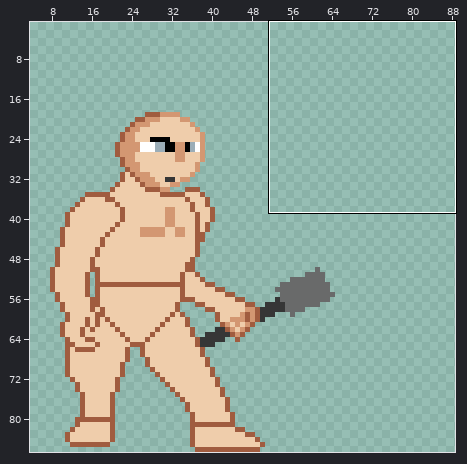
One commit to this pixel-art file: Mohanjo daro/Assets/Art/Effects/characters.aseprite. The picture above shows the old version from afar; the outline marks the close-up.
Close-up. Before:
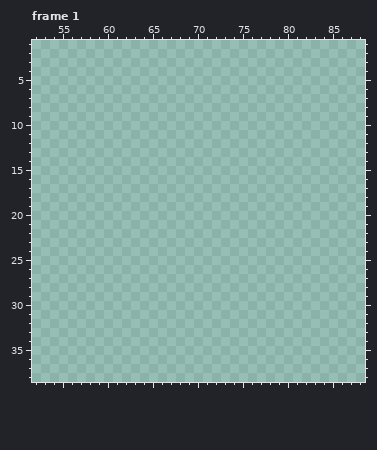
100x87 pixels, 32 frames. Shown: frame 1: x 52..88, y 1..38. The wide view leaves out empty margins.
The result:
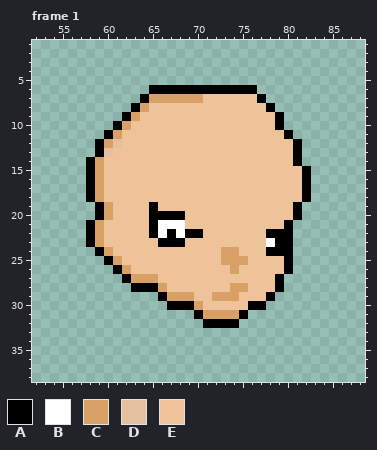
Palette (. is transparent): A #000000  B #ffffff  C #d9a066  D #e4c09f  E #eec39a
Changes in this commit:
Frame 1, layer "Flash":
There is now colour A in row 6 at x 65 to 76; in row 7 at x 64 and 77; in row 8 at x 63 and 78; in row 9 at x 62 and 79; in row 10 at x 61 and 79; in row 11 at x 60 and 80.
There is now colour A in rows 12 to 13 at x 59 and 81; in row 14 at x 58 and 81; in rows 15 to 18 at x 58 and 82; in row 19 at x 59, 65 and 81; in row 20 at x 59, 65 to 68 and 81; in row 21 at x 58, 65 and 80.
There is now colour A in row 22 at x 58, 65, 67, 69 to 70 and 78 to 80; in row 23 at x 58, 66 to 68 and 79 to 80; in row 24 at x 59 and 78 to 80; in row 25 at x 60 and 80; in row 26 at x 61 and 80; in row 27 at x 62 and 79.
There is now colour A in row 28 at x 63 to 65 and 79; in row 29 at x 66 and 78; in row 30 at x 67 to 69 and 76 to 77; in row 31 at x 70 and 75; in row 32 at x 71 to 74.
There is now colour B in row 21 at x 66 to 68; in row 22 at x 66 and 68; in row 23 at x 78.
There is now colour C in row 7 at x 65 to 70; in row 8 at x 64; in row 9 at x 63; in row 10 at x 62; in row 11 at x 61; in row 12 at x 60.
There is now colour C in rows 14 to 18 at x 59; in rows 19 to 20 at x 60; in rows 21 to 23 at x 59; in row 24 at x 60 and 73 to 74; in row 25 at x 61 and 73 to 75; in row 26 at x 62 and 74.
There is now colour C in row 27 at x 63 to 65; in row 28 at x 66 and 74 to 75; in row 29 at x 67 to 69 and 72 to 74; in row 30 at x 70; in row 31 at x 71 to 74.
There is now colour D in row 12 at x 61; in row 13 at x 60.
There is now colour E in row 7 at x 71 to 76; in row 8 at x 65 to 77; in row 9 at x 64 to 78; in row 10 at x 63 to 78; in row 11 at x 62 to 79; in row 12 at x 62 to 80.
There is now colour E in row 13 at x 61 to 80; in row 14 at x 60 to 80; in rows 15 to 18 at x 60 to 81; in row 19 at x 61 to 64 and 66 to 80; in row 20 at x 61 to 64 and 69 to 80; in row 21 at x 60 to 64 and 69 to 79.
There is now colour E in row 22 at x 60 to 64 and 71 to 77; in row 23 at x 60 to 65 and 69 to 77; in row 24 at x 61 to 72 and 75 to 77; in row 25 at x 62 to 72 and 76 to 79; in row 26 at x 63 to 73 and 75 to 79; in row 27 at x 66 to 78.
There is now colour E in row 28 at x 67 to 73 and 76 to 78; in row 29 at x 70 to 71 and 75 to 77; in row 30 at x 71 to 75.
Changed places in both close-ups, as pixel boxes (x1, y1, x2, y2):
added: (86, 85, 311, 328)
